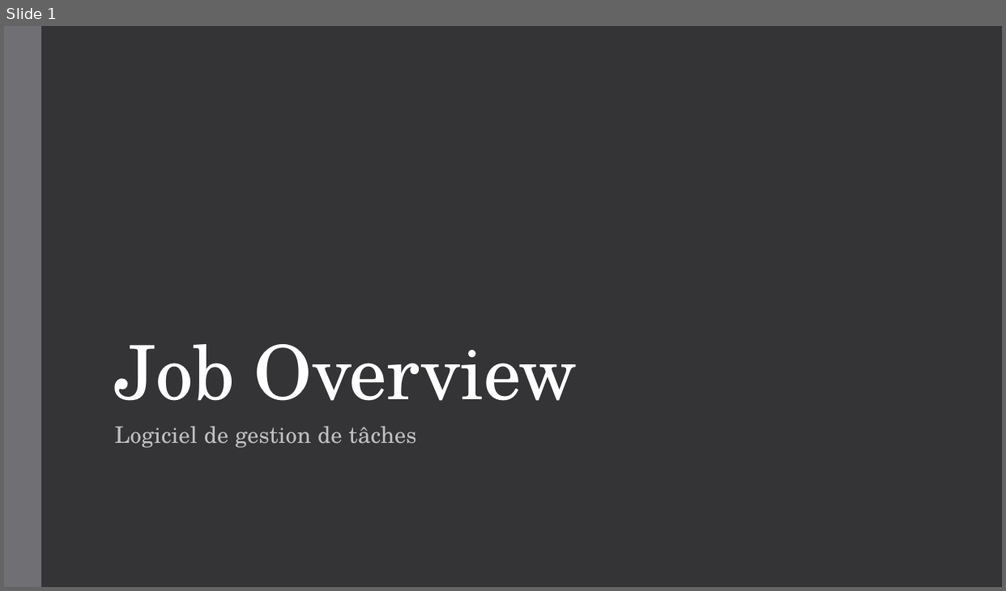
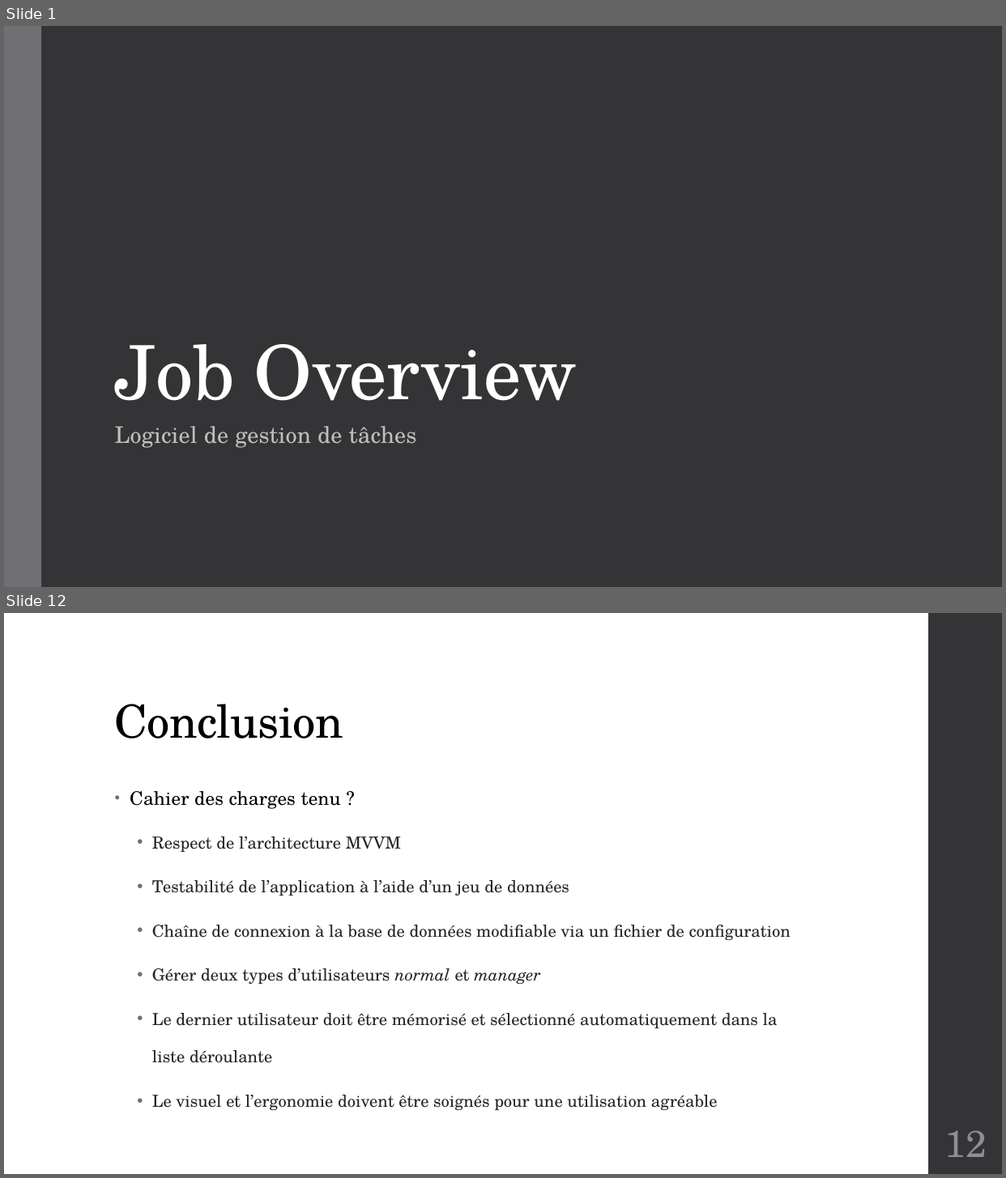
Before and after one commit to fwillemain/ProjetWPF, a slide deck: Livrables/Job Overview.pptx. Shown one above the other, each under a label of ours: slide 1 before the commit, slides 1 and 12 after it; the slides between them are not shown. The pictures are 1006x591 and 1006x1178 pixels, drawn with LibreOffice and Linux fonts; fonts in the diff are those of the drawing. Boxes give left, top, right and bottom in pixels: in the first picture for what was removed or moved away, otherwise in the second. Text is boxed around its words. In the diff, an @@ line names an element or a change of style, - is before the commit and + after.

```diff
--- a/Livrables/Job Overview.pptx
+++ b/Livrables/Job Overview.pptx
@@ slide 12 added at (4, 613, 1002, 1174), background #FFFFFF @@
@@ rectangle added at (928, 613, 1002, 1174), fill #353537 @@
@@ title added at (115, 704, 343, 739), 44 pt, text #000000 @@
+Conclusion
@@ text added at (130, 791, 791, 1110), 16 pt, text #262626 @@
+• Cahier des charges tenu ?
+  • Respect de l’architecture MVVM
+  • Testabilité de l’application à l’aide d’un jeu de données
+  • Chaîne de connexion à la base de données modifiable via un fichier de configuration
+  • Gérer deux types d’utilisateurs normal et manager
+  • Le dernier utilisateur doit être mémorisé et sélectionné automatiquement dans la liste déroulante
+  • Le visuel et l’ergonomie doivent être soignés pour une utilisation agréable
@@ page number added at (945, 1131, 987, 1157), 36 pt, text #8E8E94 @@
+12
```
Also in this commit, not shown: 7 slides changed, 5 other slides added, 3 slides removed, 6 other files.
